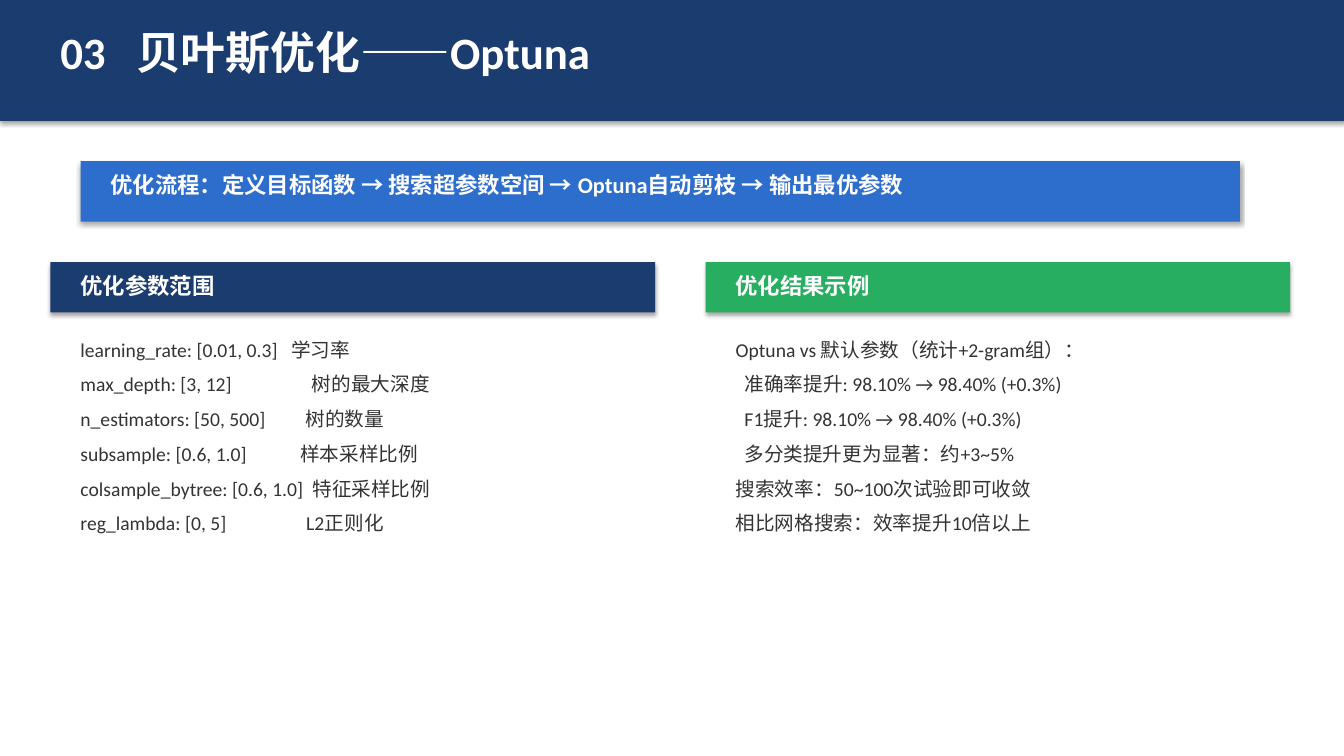
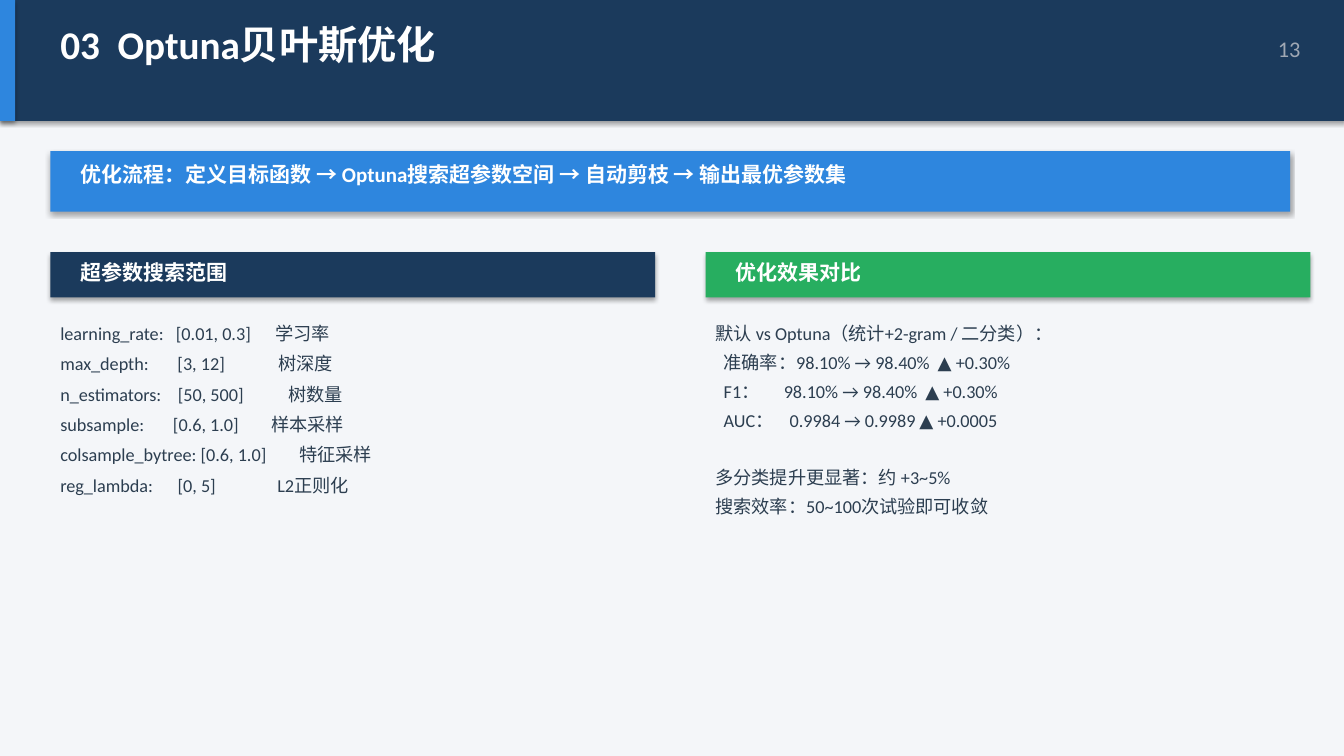
Before and after one commit to sweeete/Cloud-Security-Study, a slide deck: slide 12 of Graduation-Project/毕业答辩PPT.pptx (slide 16 before the commit). Drawn at 1344x756 pixels with LibreOffice and Linux fonts; fonts in the diff are those of the drawing. Boxes give left, top, right and bottom in pixels: in the first picture for what was removed or moved away, otherwise in the second. Text is boxed around its words. In the diff, an @@ line names an element or a change of style, - is before the commit and + after.

Commit message:
feat: 优化毕业答辩PPT（16页专业排版）+ 答辩稿
- 深色封面+浅色正文配色方案
- 16:9宽屏比例，13.33x7.5英寸
- 统一顶部标题栏+页码
- 表格带高亮行/交替色
- 卡片式布局，信息分层清晰

```diff
--- a/Graduation-Project/毕业答辩PPT.pptx
+++ b/Graduation-Project/毕业答辩PPT.pptx
@@ background #FFFFFF to #F4F6F9 @@
@@ rectangle at box(0, 0, 1344, 121): fill #1A3C6E to #1B3A5C @@
@@ rectangle added at box(0, 0, 15, 121), fill #2E86DE @@
@@ text added at box(60, 26, 436, 65), 28 pt, text #FFFFFF, bold @@
+03 Optuna贝叶斯优化
@@ text removed at box(60, 31, 590, 76) @@
-03 贝叶斯优化——Optuna
@@ text added at box(1278, 42, 1301, 57), 16 pt, text #A0A8B4 @@
+13
@@ rectangle: place and size @@
-rectangle at box(81, 161, 1240, 222)
+rectangle at box(50, 151, 1291, 212)
@@ rectangle at box(50, 151, 1291, 212): fill #2D6DCC to #2E86DE @@
@@ text at box(80, 164, 847, 186): text changed; size 16 to 15 pt @@
-优化流程：定义目标函数 → 搜索超参数空间 → Optuna自动剪枝 → 输出最优参数
+优化流程：定义目标函数 → Optuna搜索超参数空间 → 自动剪枝 → 输出最优参数集
@@ rectangle at box(50, 252, 655, 297): fill #1A3C6E to #1B3A5C @@
@@ rectangle: place and size @@
-rectangle at box(50, 262, 655, 313)
+rectangle at box(50, 252, 655, 297)
@@ text at box(80, 262, 227, 282): text changed; size 16 to 15 pt @@
-优化参数范围
+超参数搜索范围
@@ rectangle: place and size @@
-rectangle at box(706, 262, 1291, 313)
+rectangle at box(706, 252, 1311, 297)
@@ text at box(736, 262, 862, 282): text changed; size 16 to 15 pt @@
-优化结果示例
+优化效果对比
@@ text "learning_rate: [0.01, 0.3] 学习率": place and size @@
-text "learning_rate: [0.01, 0.3] 学习率" at box(80, 340, 430, 534)
+text "learning_rate: [0.01, 0.3] 学习率" at box(60, 324, 372, 494)
@@ text at box(60, 324, 348, 494): size 14 to 13 pt, text colour #333333 to #2C3E50 in "learning_rate: [0.01, 0.3] 学习率", "reg_lambda: [0, 5] L2正则化"; less space between paragraphs @@
@@ text "默认 vs Optuna（统计+2-gram / 二分类）：": place and size @@
-text "默认 vs Optuna（统计+2-gram / 二分类）：" at box(736, 340, 1084, 532)
+text "默认 vs Optuna（统计+2-gram / 二分类）：" at box(715, 324, 1053, 515)
@@ text at box(715, 324, 1053, 486): text changed; size 14 to 13 pt; text colour #333333 to #2C3E50 @@
-Optuna vs 默认参数（统计+2-gram组）：
-准确率提升: 98.10% → 98.40% (+0.3%)
-F1提升: 98.10% → 98.40% (+0.3%)
-多分类提升更为显著：约+3~5%
+默认 vs Optuna（统计+2-gram / 二分类）：
+准确率：98.10% → 98.40% ▲ +0.30%
+F1： 98.10% → 98.40% ▲ +0.30%
+AUC： 0.9984 → 0.9989 ▲ +0.0005
+多分类提升更显著：约 +3~5%
@@ text at box(60, 354, 372, 464): text changed; size 14 to 13 pt; text colour #333333 to #2C3E50 @@
-max_depth: [3, 12] 树的最大深度
-n_estimators: [50, 500] 树的数量
-subsample: [0.6, 1.0] 样本采样比例
-colsample_bytree: [0.6, 1.0] 特征采样比例
+max_depth: [3, 12] 树深度
+n_estimators: [50, 500] 树数量
+subsample: [0.6, 1.0] 样本采样
+colsample_bytree: [0.6, 1.0] 特征采样
@@ text at box(715, 497, 988, 515): size 14 to 13 pt, text colour #333333 to #2C3E50 in "搜索效率：50~100次试验即可收敛"; less space between paragraphs @@
@@ text at box(736, 513, 1031, 532): paragraph removed @@
-相比网格搜索：效率提升10倍以上
```
Also in this commit, not shown: 13 other slides changed, 2 slides added, 4 slides removed, 1 other file.
